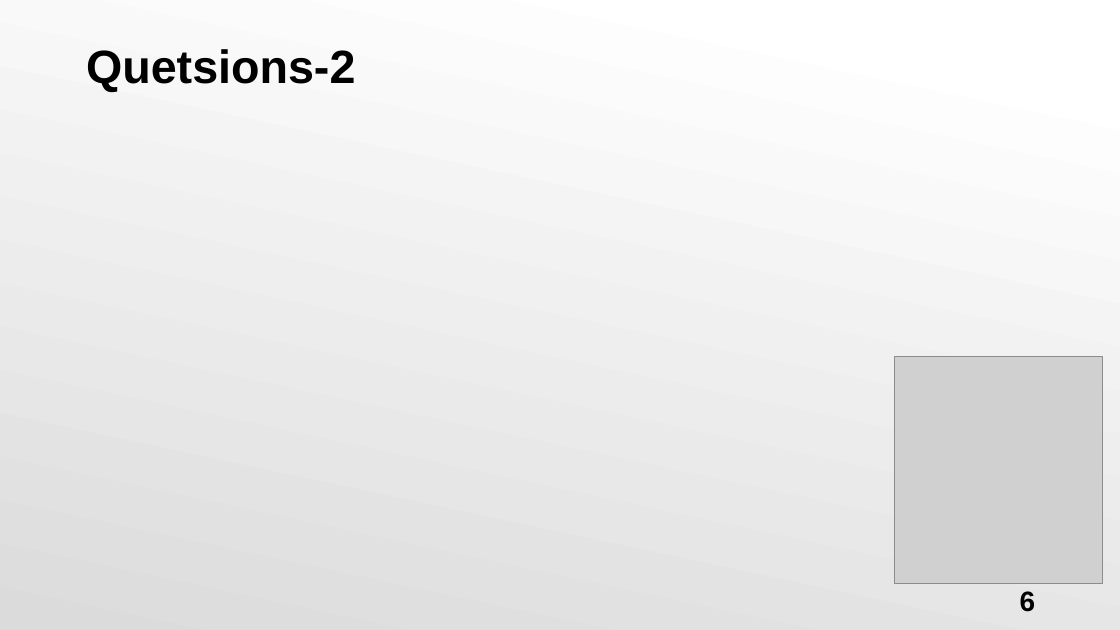
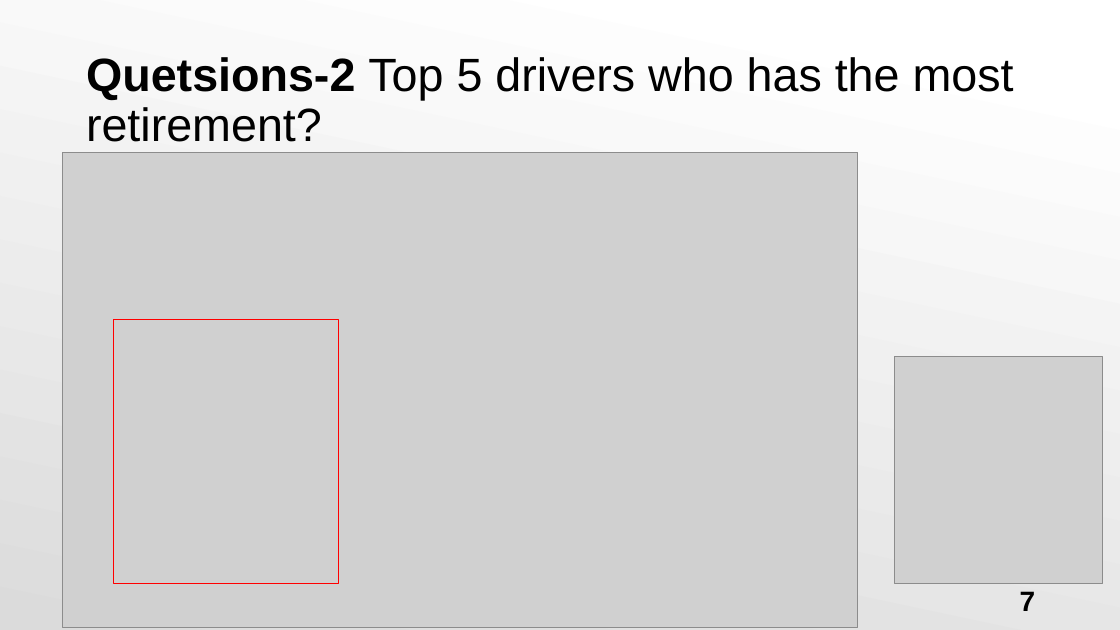
Before and after one commit to kitkit922/BigData_Project_GraphDB, a slide deck: slide 7 of BigData_project02_neo4j.pptx (slide 6 before the commit). Drawn at 1120x630 pixels with LibreOffice and Linux fonts; fonts in the diff are those of the drawing; grey boxes stand for pictures. Boxes give left, top, right and bottom in pixels: in the first picture for what was removed or moved away, otherwise in the second. Text is boxed around its words. In the diff, an @@ line names an element or a change of style, - is before the commit and + after.

Commit message:
msg

```diff
--- a/BigData_project02_neo4j.pptx
+++ b/BigData_project02_neo4j.pptx
@@ title at [86,57,1014,142]: text changed; bold off @@
-Quetsions-2
+Quetsions-2 Top 5 drivers who has the most retirement?
@@ picture added at [62,152,858,627] @@
@@ rectangle added at [113,320,338,585], outline #FF0000 1 pt @@
@@ page number at [1020,591,1036,611]: text changed @@
-6
+7
```
Also in this commit, not shown: 3 other slides changed, 1 slide added.
